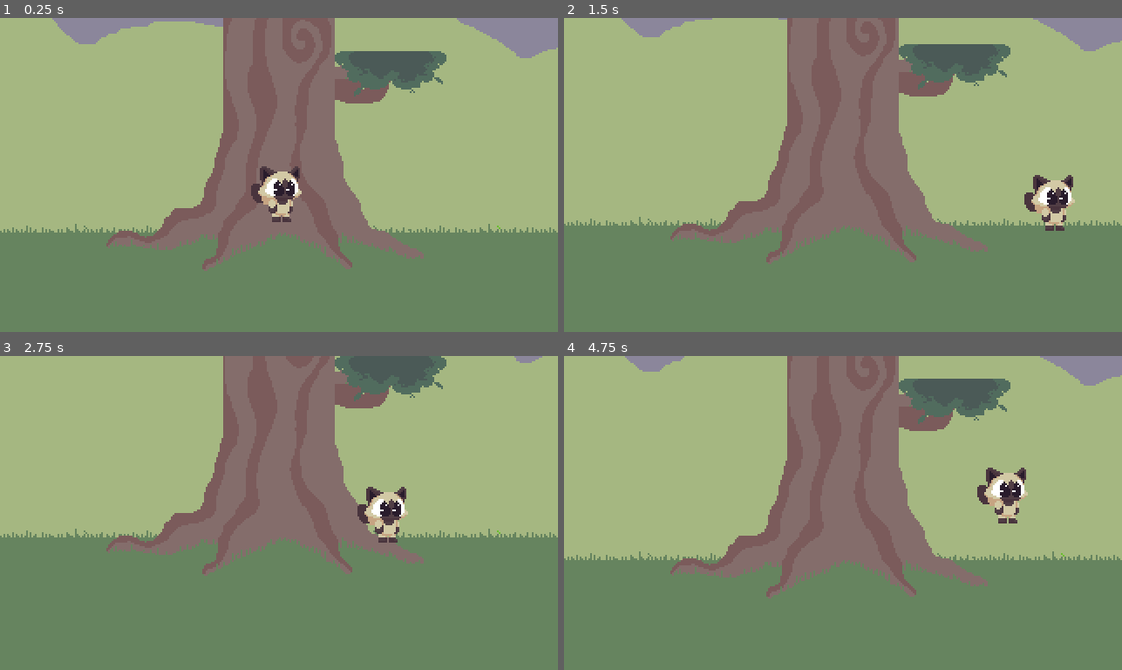
Above: before the commit, frames 1-4 (two rows, left to right).
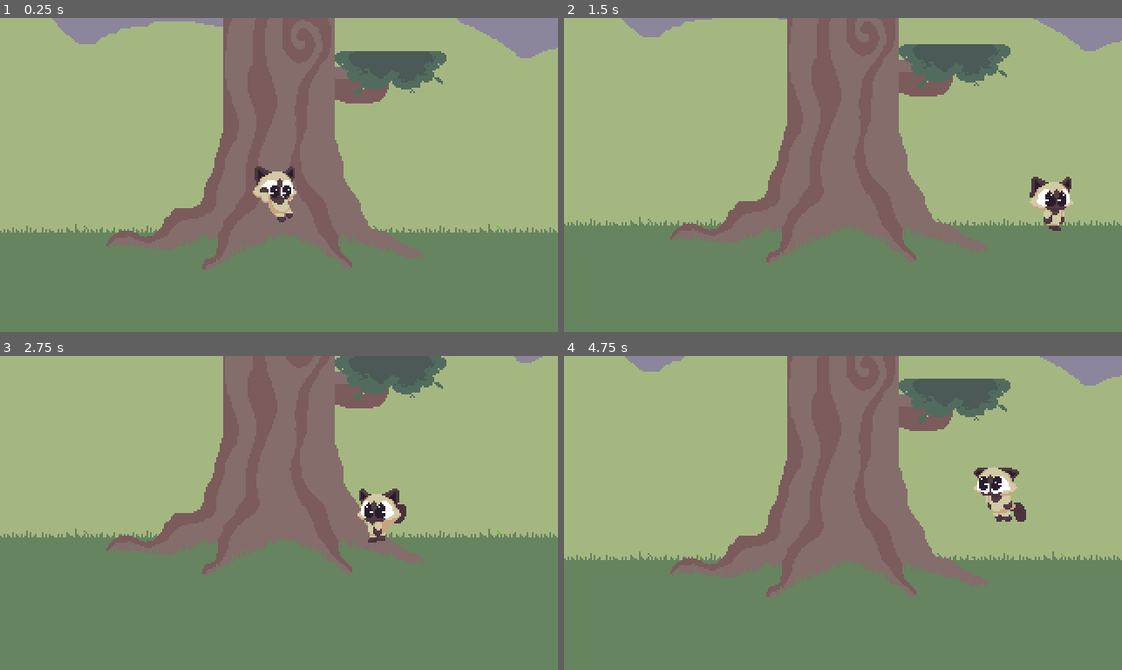
Above: after the commit, the same moments.

Repository: YhagoTomasini/BUbbling_Up
Game: Godot game, scene res://level/level.tscn
The game is run twice, just before and just after one commit, with the same random seed, the same clock (stepped at 60 frames per second) and the same inputs.
Inputs (mouse positions are in pixels of both pictures, inside the frame that each line leads up to):
- Up to frame 1 (0.25 s): no input
- Up to frame 2 (1.5 s): move the mouse to (965, 159) at 0.52 s; hold D (right) from 0.53 s (still down); click (965, 159) at 0.67 s; tap Space (jump) at 0.77 s; move the mouse to (731, 190) at 1.27 s
- Up to frame 3 (2.75 s): tap Space (jump) at 1.52 s; move the mouse to (334, 443) at 2.02 s; release D (right) at 2.03 s; hold A (left) from 2.03 s (still down)
- Up to frame 4 (4.75 s): move the mouse to (815, 575) at 2.77 s; release A (left) at 2.78 s; hold D (right) 2.78-4.28 s; click (815, 575) at 2.92 s; tap Space (jump) at 3.02, 3.77, 4.52 s; move the mouse to (1010, 560) at 3.52 s; move the mouse to (675, 465) at 4.27 s; hold A (left) from 4.28 s (still down)

The runs differ from the first frame. In frame 1, 0.8% of the frame differs, in the area x 45-55%, y 47-65%; in frame 2, 0.5%; in frame 3, 1.1%; in frame 4, 1.2%, in the area x 73-84%, y 35-54%.

Commit message:
added animations

Diff:
--- a/player/scripts/player.gd
+++ b/player/scripts/player.gd
@@ -15,10 +15,19 @@
 var wind_force = 0
 var wind_direction = 0
 
+@onready var anim = $Sprite2D
+
 func _physics_process(delta):
 	# Apply gravity if not on the floor
 	if not is_on_floor():
 		velocity.y += gravity * delta
+
+	elif velocity.x != 0:
+		anim.play("Walk")
+	if velocity.y > 0:
+		anim.play("Falling")
+	elif velocity.y < 0:
+		anim.play("Jump")
 
 	# Handle jump
 	if Input.is_action_pressed("jump") and is_jumping and jump_hold:
@@ -43,6 +52,11 @@
 		elif is_on_floor():
 			velocity.x = move_toward(velocity.x, 0, friction * delta)
 
+		if direction:
+			anim.scale.x = -1 if direction < 0 else 1
+		elif is_on_floor() == true:
+			anim.play("Idle")
+
 	# Apply continuous wind force
 	if wind_direction != 0:
 		velocity.x += wind_force * wind_direction * delta
